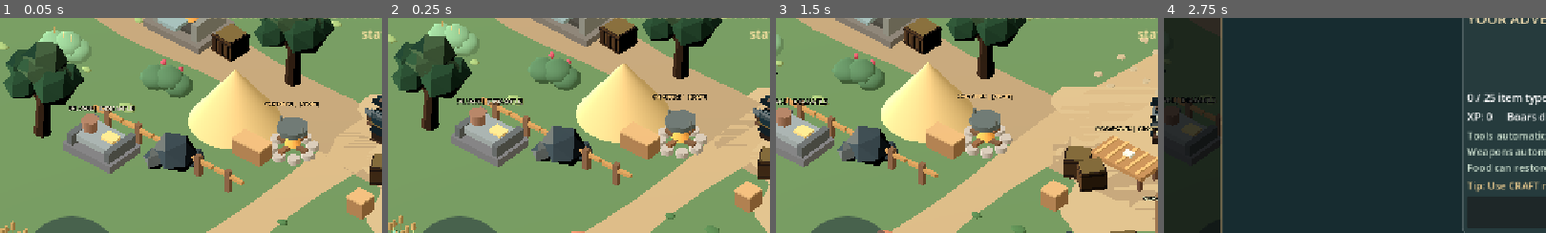
Above: before the commit, frames 1-4 (left to right).
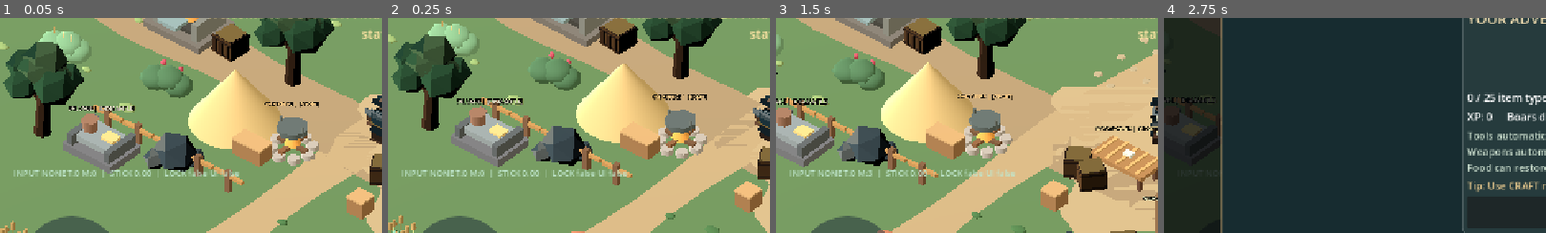
Above: after the commit, the same moments.

Repository: Smurfis/outpost-rpg
Game: Godot game, scene res://scenes/main.tscn
The game is run twice, just before and just after one commit, with the same random seed, the same clock (stepped at 60 frames per second) and the same inputs.
Inputs (mouse positions are % of the whole screen's width and height, from its top left):
- Up to frame 1 (0.05 s): no input
- Up to frame 2 (0.25 s): no input
- Up to frame 3 (1.5 s): tap Enter at 0.5 s; move the mouse to (72, 45) at 0.52 s; hold D (outpost_right) 0.53-1.25 s; hold Q (outpost_ability) 0.53-1.25 s; click (72, 45) at 0.67 s; tap Space at 0.77 s; drag from (30, 55) to (45, 70) at 1.27 s
- Up to frame 4 (2.75 s): move the mouse to (60, 28) at 2.02 s; hold D (outpost_right) from 2.03 s (still down); hold B (outpost_bag) from 2.03 s (still down); click (60, 28) at 2.17 s
The pictures show only the part of the screen within x 0-50%, y 26-76%; the shares and areas given below are measured in that part.

The runs differ from the first frame. In frame 1, 1.0% of the frame differs, in the area x 3-63%, y 70-75%; in frame 2, 0.9%; in frame 3, 0.9%; in frame 4, less than 0.1%.

Commit message:
fix(android input): support touch and emulated mouse, prioritize real fingers, and show on-screen joystick diagnostics

Diff:
--- a/scripts/hud.gd
+++ b/scripts/hud.gd
@@ -13,6 +13,10 @@
 var move_vector := Vector2.ZERO
 var finger := -1
 var mouse_stick := false
+var touches_seen: int = 0
+var mice_seen: int = 0
+var last_input_source: String = "NONE"
+var input_diagnostic: Label
 var gather_button: Button
 var attack_button: Button
 var craft_button: Button
@@ -78,6 +82,9 @@
 	knob.add_theme_stylebox_override("panel", _style(Color(0.84, 0.85, 0.76, 0.90), 90))
 	joystick.add_child(knob)
 	knob.size = Vector2(67, 67)
+	input_diagnostic = _label("INPUT CHECK: none", 14, Color("bfe6cd"), 0.018, 0.603, 0.375, 0.659)
+	input_diagnostic.horizontal_alignment = HORIZONTAL_ALIGNMENT_LEFT
+	input_diagnostic.mouse_filter = Control.MOUSE_FILTER_IGNORE
 	_position_stick()
 
 func _anchors(n: Control, left: float, top: float, right: float, bottom: float) -> void:
@@ -164,6 +171,10 @@
 
 func _process(delta: float) -> void:
 	_position_stick()
+	if input_diagnostic != null:
+		var is_locked: bool = game != null and game.hero != null and game.hero.interaction_locked
+		var ui_open: bool = game != null and ((game.menu != null and game.menu.visible) or (game.progression_ui != null and game.progression_ui.visible))
+		input_diagnostic.text = "INPUT %s T:%d M:%d  |  STICK %.2f  |  LOCK %s UI %s" % [last_input_source, touches_seen, mice_seen, move_vector.length(), str(is_locked), str(ui_open)]
 	knob.position = (joystick.size - knob.size) * 0.5 + move_vector * 53.0
 	if toast_time > 0.0:
 		toast_time -= delta
@@ -175,7 +186,7 @@
 	joystick.position = Vector2(35, screen.y - 204)
 
 func _center() -> Vector2:
-	return joystick.position + joystick.size * 0.5
+	return joystick.get_global_rect().get_center()
 
 func _reset_joystick() -> void:
 	finger = -1
@@ -189,27 +200,37 @@
 		or (game.hero != null and game.hero.interaction_locked)
 	)
 	if modal_open:
-		# Never retain finger ID when a modal consumes the touch release.
+		# Modals can consume a touch release. Never retain the old finger.
 		_reset_joystick()
 		return
 	if event is InputEventScreenTouch:
+		touches_seen += 1
+		last_input_source = "TOUCH"
 		if event.pressed and finger == -1 and event.position.distance_to(_center()) < 150.0:
+			# A real touch takes precedence over its emulated mouse twin.
+			mouse_stick = false
 			finger = event.index
 			_stick(event.position)
 		elif not event.pressed and event.index == finger:
 			_reset_joystick()
-	elif event is InputEventScreenDrag and event.index == finger:
-		_stick(event.position)
-	elif not OS.has_feature("mobile") and event is InputEventMouseButton and event.button_index == MOUSE_BUTTON_LEFT:
-		# Android emits synthetic mouse events from touch; never let them
-		# compete with the actual finger pointer.
-		if event.pressed and not mouse_stick and event.position.distance_to(_center()) < 150.0:
+	elif event is InputEventScreenDrag:
+		if event.index == finger:
+			last_input_source = "DRAG"
+			_stick(event.position)
+	elif event is InputEventMouseButton and event.button_index == MOUSE_BUTTON_LEFT:
+		# Android editor can deliver emulated mouse events; rejecting them on
+		# mobile caused a dead joystick on devices without direct touch events.
+		mice_seen += 1
+		if event.pressed and finger == -1 and event.position.distance_to(_center()) < 150.0:
 			mouse_stick = true
-			_stick(event.position)
-		elif not event.pressed and mouse_stick:
+			last_input_source = "MOUSE"
+			_stick(event.position)
+		elif not event.pressed and mouse_stick and finger == -1:
 			_reset_joystick()
-	elif not OS.has_feature("mobile") and event is InputEventMouseMotion and mouse_stick:
-		_stick(event.position)
+	elif event is InputEventMouseMotion:
+		if mouse_stick and finger == -1:
+			last_input_source = "MOUSE-DRAG"
+			_stick(event.position)
 
 func _notification(what: int) -> void:
 	if what == NOTIFICATION_APPLICATION_FOCUS_OUT or what == NOTIFICATION_APPLICATION_PAUSED:
